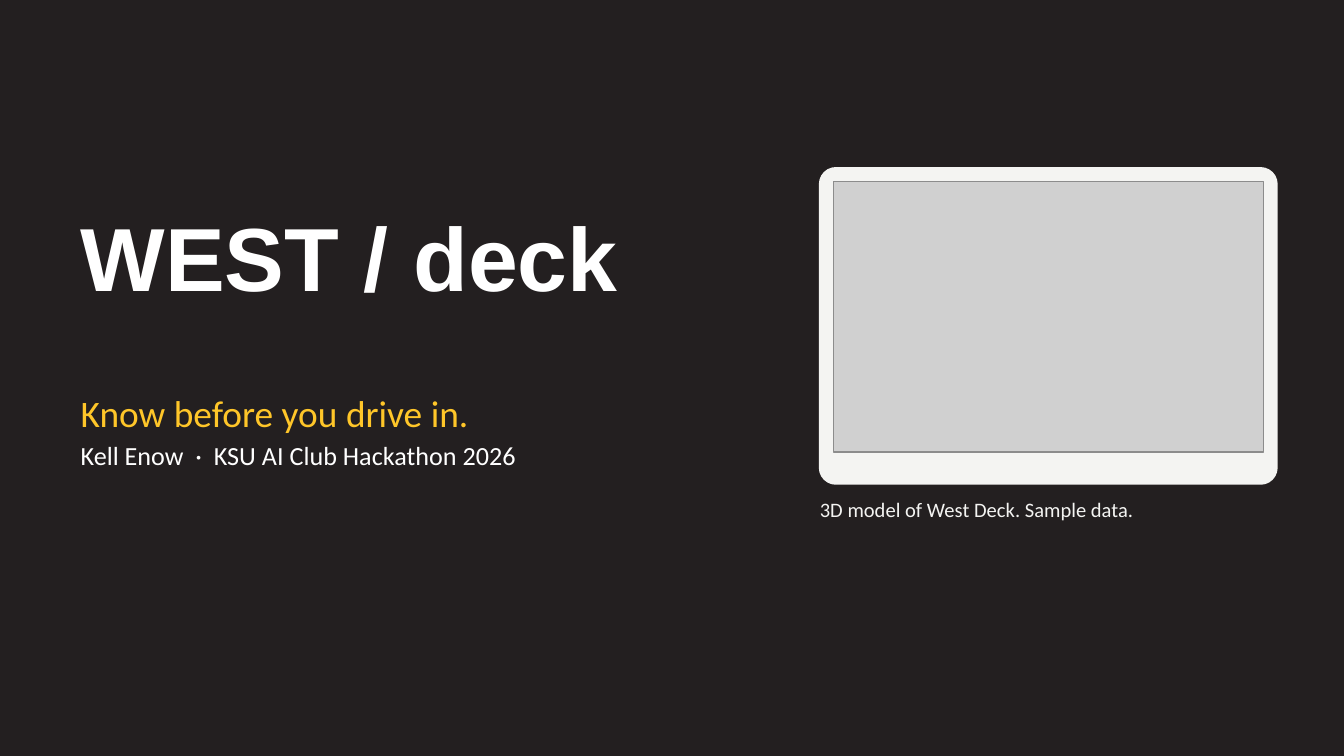
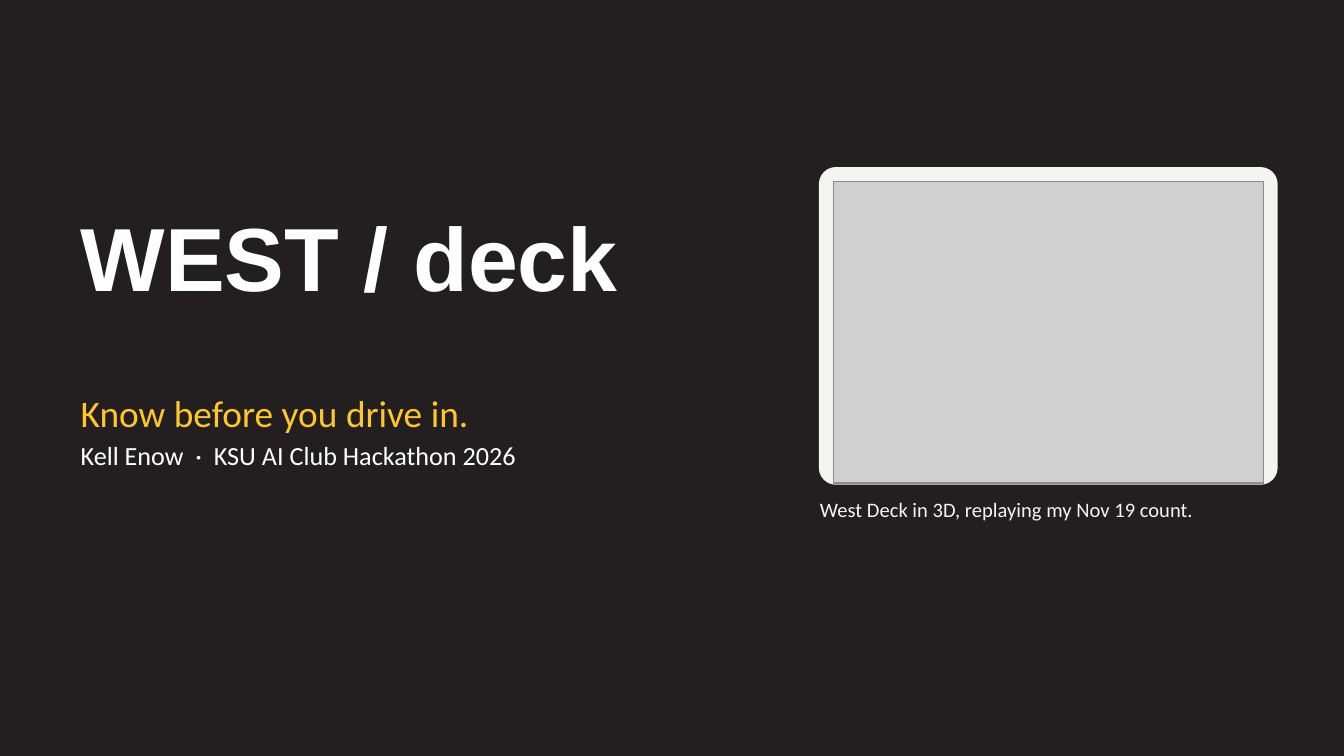
Before and after one commit to boots59/park.ai, a slide deck: slide 1 of submission/WEST-deck-pitch-DRAFT.pptx. Drawn at 1344x756 pixels with LibreOffice and Linux fonts; fonts in the diff are those of the drawing; grey boxes stand for pictures. Boxes give left, top, right and bottom in pixels: in the first picture for what was removed or moved away, otherwise in the second. Text is boxed around its words. In the diff, an @@ line names an element or a change of style, - is before the commit and + after.

```diff
--- a/submission/WEST-deck-pitch-DRAFT.pptx
+++ b/submission/WEST-deck-pitch-DRAFT.pptx
@@ picture: place and size @@
-picture at (833,181,1263,452)
+picture at (833,181,1263,484)
@@ text at (820,502,1193,521): text changed @@
-3D model of West Deck. Sample data.
+West Deck in 3D, replaying my Nov 19 count.
```
Also in this commit, not shown: 1 other slide changed.
